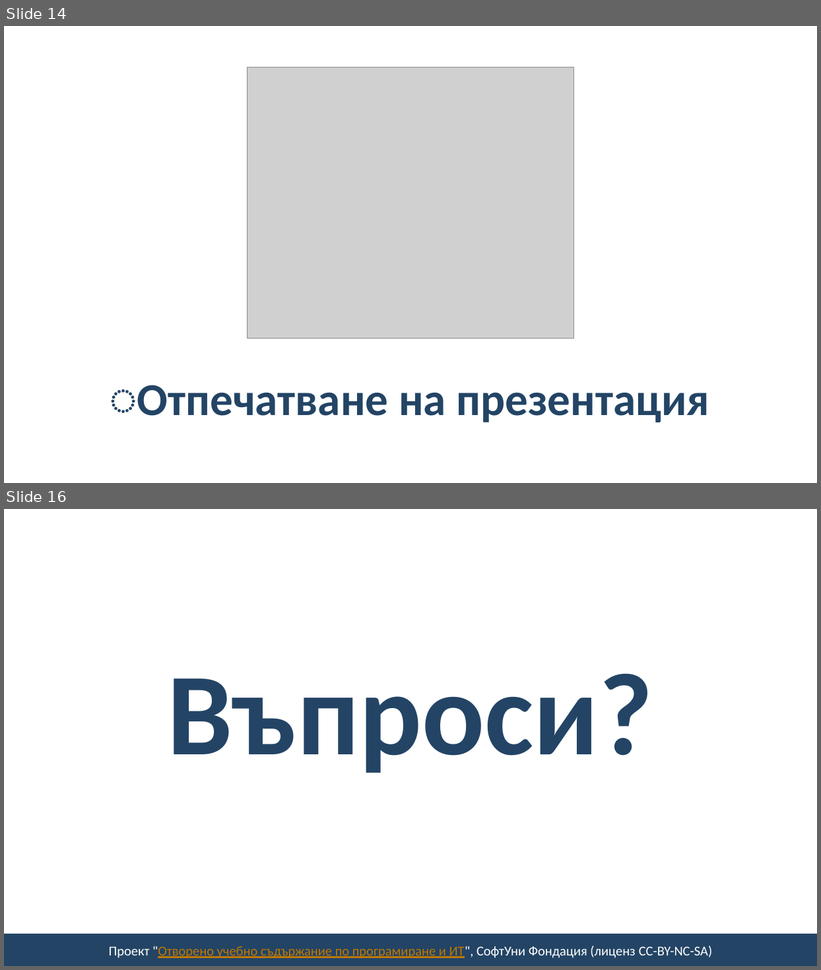
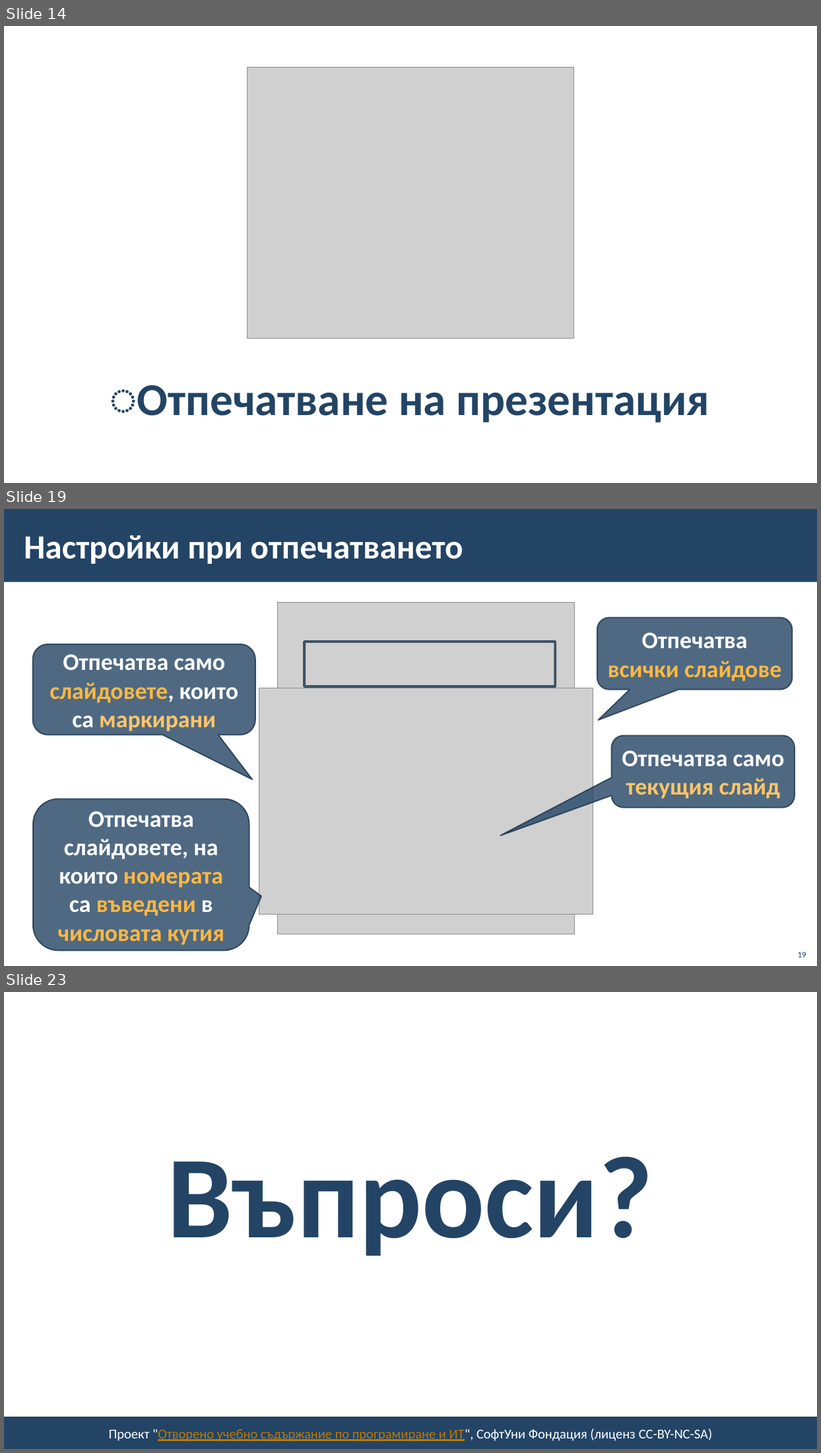
Before and after one commit to BG-IT-Edu/School-Programming, a slide deck: Courses/Computer-Modeling-and-IT/Computer-Modeling-and-IT-6-Class/19-Saving-Presentation-in-Different-File-Formats/19-Saving-Presentation-in-Different-File-Formats.pptx. Shown one above the other, each under a label of ours: slides 14 and 16 before the commit, slides 14, 19 and 23 after it; the slides between them are not shown. The pictures are 821x970 and 821x1453 pixels, drawn with LibreOffice and Linux fonts; fonts in the diff are those of the drawing; grey boxes stand for pictures; background and template pictures are left out. Boxes give left, top, right and bottom in pixels: in the first picture for what was removed or moved away, otherwise in the second. Text is boxed around its words. In the diff, an @@ line names an element or a change of style, - is before the commit and + after.

```diff
--- a/Courses/Computer-Modeling-and-IT/Computer-Modeling-and-IT-6-Class/19-Saving-Presentation-in-Different-File-Formats/19-Saving-Presentation-in-Different-File-Formats.pptx
+++ b/Courses/Computer-Modeling-and-IT/Computer-Modeling-and-IT-6-Class/19-Saving-Presentation-in-Different-File-Formats/19-Saving-Presentation-in-Different-File-Formats.pptx
@@ slide 19 added at box(4, 509, 817, 966), background #FFFFFF @@
@@ rectangle added at box(4, 509, 817, 582), fill #234465 @@
@@ title added at box(24, 535, 463, 564), 40 pt, text #FFFFFF, bold @@
+Настройки при отпечатването
@@ picture added at box(278, 603, 575, 935) @@
@@ rounded speech box added at box(597, 618, 793, 690), fill #234465 at 80% opacity, outline #1A334C 1.5 pt, 28 pt, text #FFB840, bold @@
+Отпечатва всички слайдове
@@ rounded speech box added at box(32, 644, 255, 735), fill #234465 at 80% opacity, outline #1A334C 1.5 pt, 28 pt, text #FFFFFF, bold @@
+Отпечатва само слайдовете, които са маркирани
@@ rectangle added at box(305, 642, 556, 687), outline #1A334C 3 pt @@
@@ picture added at box(259, 688, 593, 915) @@
@@ rounded speech box added at box(612, 736, 795, 808), fill #234465 at 80% opacity, outline #1A334C 1.5 pt, 28 pt, text #FFFFFF, bold @@
+Отпечатва само текущия слайд
@@ rounded speech box added at box(33, 799, 250, 951), fill #234465 at 80% opacity, outline #1A334C 1.5 pt, 28 pt, text #FFFFFF, bold @@
+Отпечатва слайдовете, на които номерата са въведени в числовата кутия
@@ page number added at box(798, 952, 807, 958), 10 pt, text #234465 @@
+19
@@ what was slide 16 is now slide 23 @@
```
Also in this commit, not shown: 2 slides changed, 6 other slides added.
